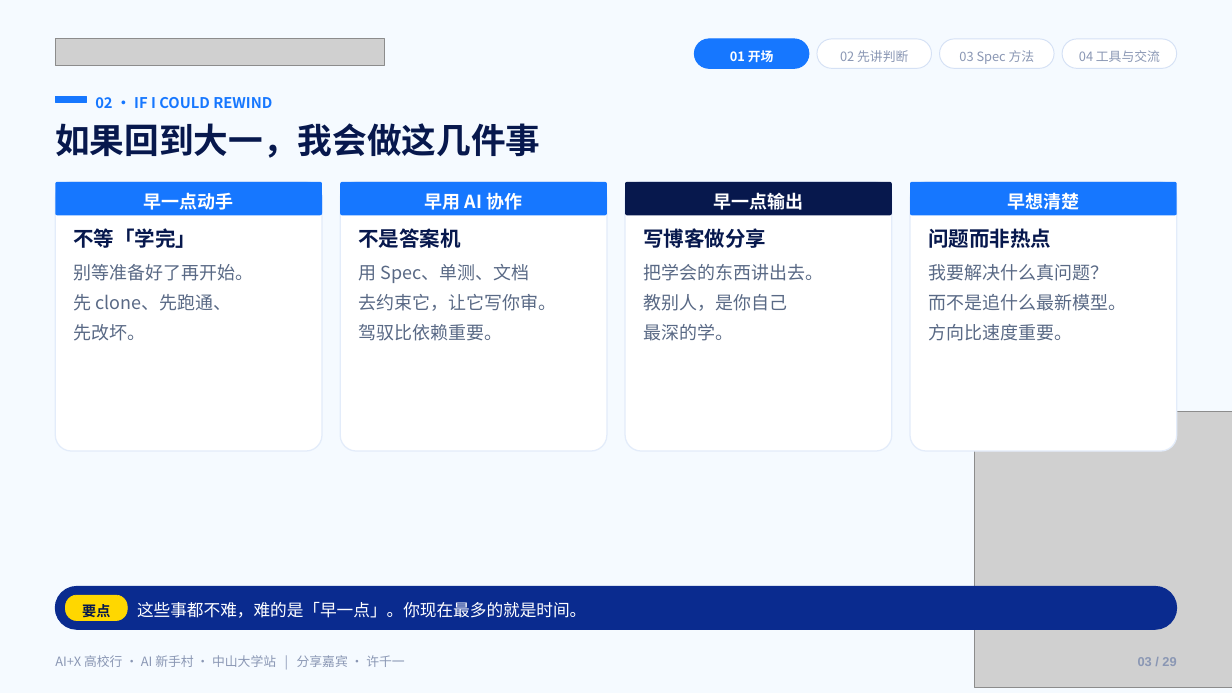
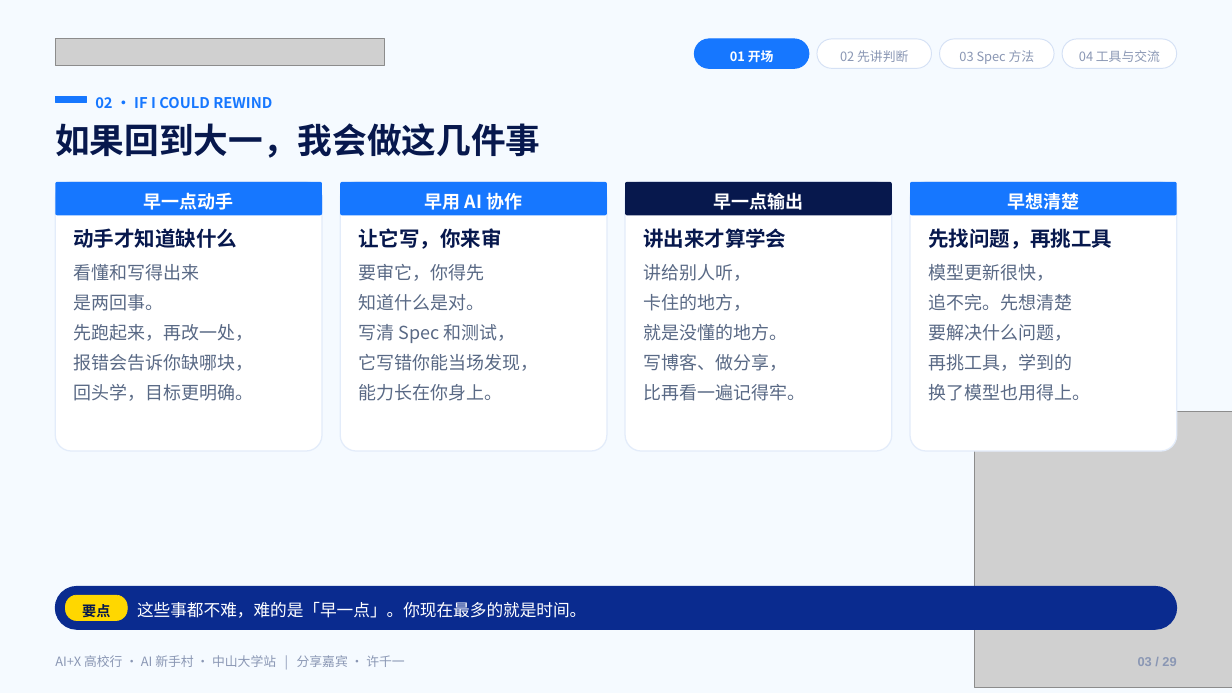
Before and after one commit to Frocir/aix-talk, a slide deck: slide 3 of aix-talk-26pages.pptx. Drawn at 1232x693 pixels with LibreOffice and Linux fonts; fonts in the diff are those of the drawing; grey boxes stand for pictures. Boxes give left, top, right and bottom in pixels: in the first picture for what was removed or moved away, otherwise in the second. Text is boxed around its words. In the diff, an @@ line names an element or a change of style, - is before the commit and + after.

```diff
--- a/aix-talk-26pages.pptx
+++ b/aix-talk-26pages.pptx
@@ text at (x1=73, y1=228, x2=237, y2=248): text changed @@
-不等「学完」
+动手才知道缺什么
@@ text at (x1=358, y1=228, x2=501, y2=249): text changed @@
-不是答案机
+让它写，你来审
@@ text at (x1=643, y1=228, x2=786, y2=248): text changed @@
-写博客做分享
+讲出来才算学会
@@ text at (x1=928, y1=228, x2=1112, y2=249): text changed @@
-问题而非热点
+先找问题，再挑工具
@@ text at (x1=73, y1=264, x2=253, y2=401): text changed @@
-别等准备好了再开始。
-先 clone、先跑通、
-先改坏。
+看懂和写得出来
+是两回事。
+先跑起来，再改一处，
+报错会告诉你缺哪块，
+回头学，目标更明确。
@@ text at (x1=358, y1=264, x2=538, y2=401): text changed @@
-用 Spec、单测、文档
-去约束它，让它写你审。
-驾驭比依赖重要。
+要审它，你得先
+知道什么是对。
+写清 Spec 和测试，
+它写错你能当场发现，
+能力长在你身上。
@@ text at (x1=643, y1=264, x2=805, y2=401): text changed @@
-把学会的东西讲出去。
-教别人，是你自己
-最深的学。
+讲给别人听，
+卡住的地方，
+就是没懂的地方。
+写博客、做分享，
+比再看一遍记得牢。
@@ text at (x1=928, y1=264, x2=1090, y2=401): text changed @@
-我要解决什么真问题？
-而不是追什么最新模型。
-方向比速度重要。
+模型更新很快，
+追不完。先想清楚
+要解决什么问题，
+再挑工具，学到的
+换了模型也用得上。
```
Also in this commit, not shown: 8 other slides changed, 2 other files.
